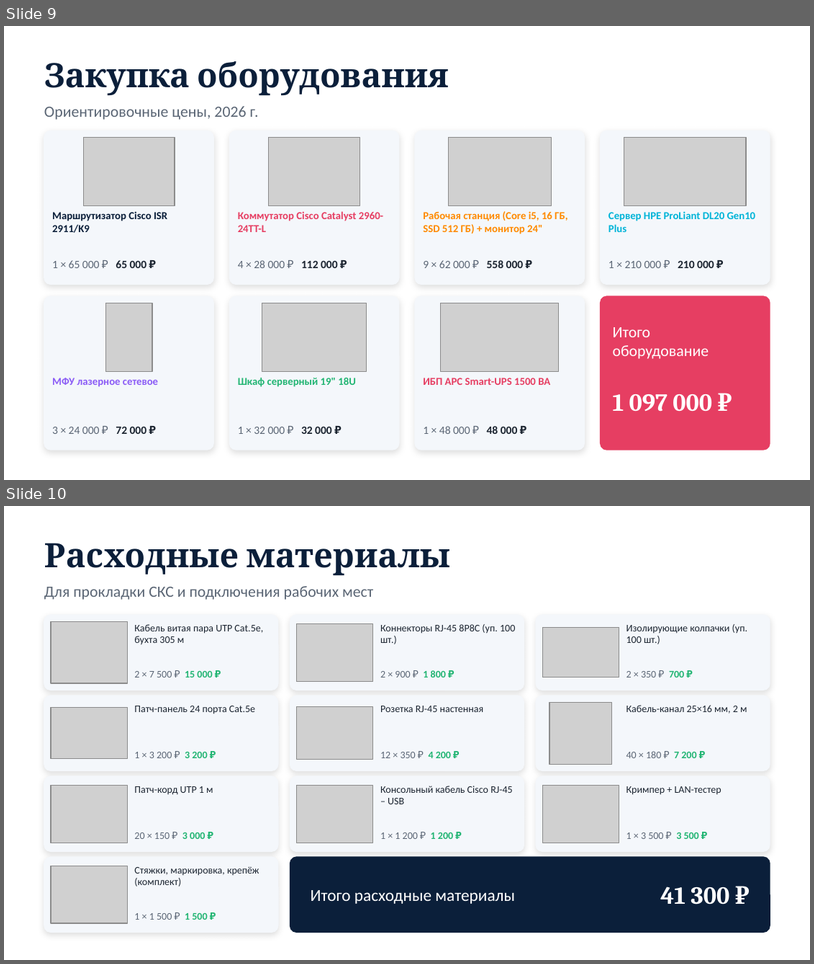
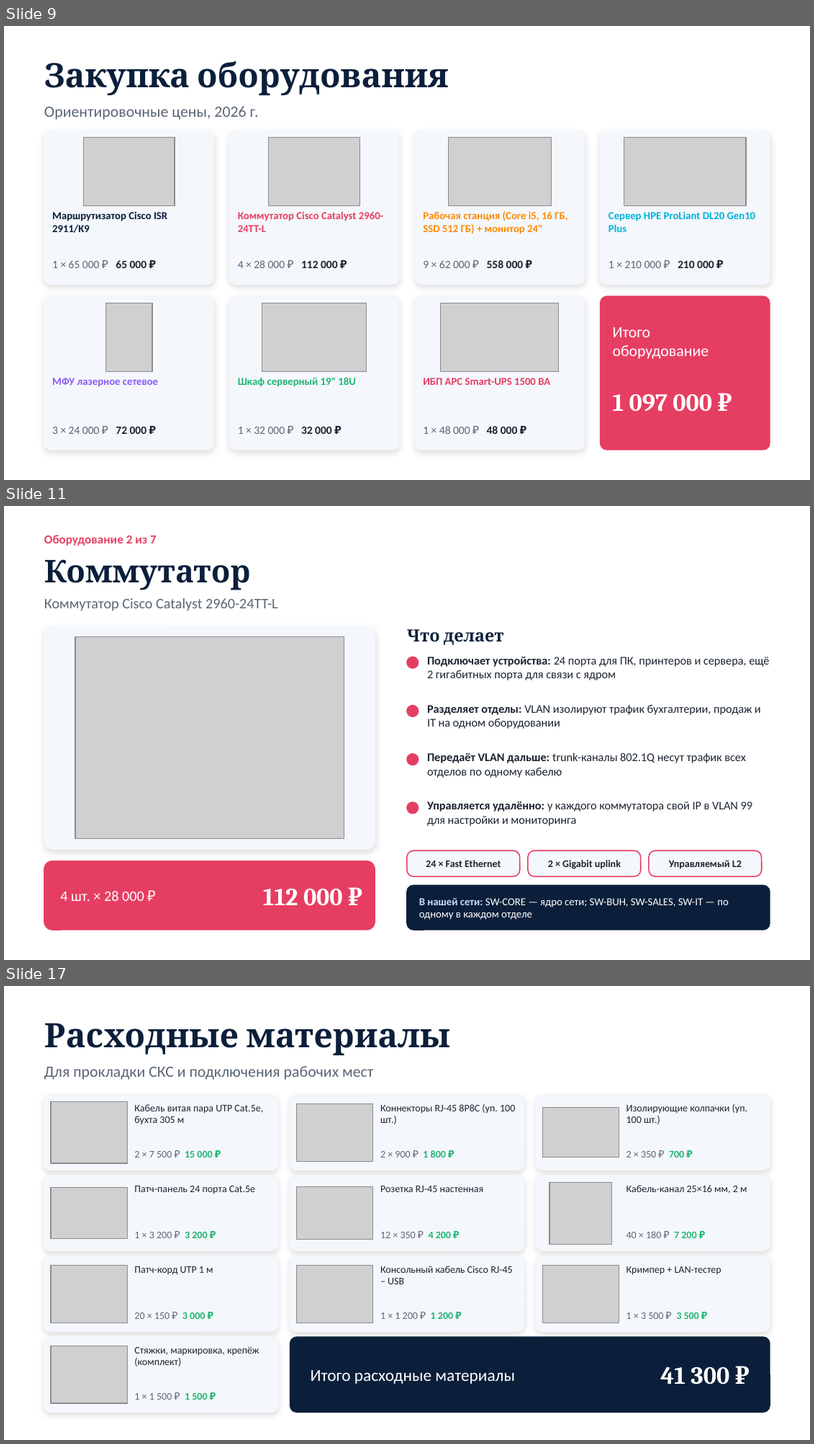
Before and after one commit to zarweq/dz_kozlov2909, a slide deck: Презентация_ЛВС.pptx. Shown one above the other, each under a label of ours: slides 9 and 10 before the commit, slides 9, 11 and 17 after it; the slides between them are not shown. The pictures are 814x964 and 814x1444 pixels, drawn with LibreOffice and Linux fonts; fonts in the diff are those of the drawing; grey boxes stand for pictures. Boxes give left, top, right and bottom in pixels: in the first picture for what was removed or moved away, otherwise in the second. Text is boxed around its words. In the diff, an @@ line names an element or a change of style, - is before the commit and + after.

```diff
--- a/Презентация_ЛВС.pptx
+++ b/Презентация_ЛВС.pptx
@@ slide 11 added at [4,506,810,960], background #FFFFFF @@
@@ text added at [44,535,157,546], 11 pt, text #E63E62, bold @@
+Оборудование 2 из 7
@@ text added at [44,559,251,590], 28 pt, text #0B1F3A, bold @@
+Коммутатор
@@ text added at [44,598,278,611], 13 pt, text #5B6675 @@
+Коммутатор Cisco Catalyst 2960-24TT-L
@@ rounded rectangle added at [44,627,375,849], fill #F4F7FB, outline #F4F7FB 1 pt @@
@@ text added at [407,629,504,645], 15 pt, text #0B1F3A, bold @@
+Что делает
@@ picture added at [75,636,344,838] @@
@@ ellipse added at [407,656,419,668], fill #E63E62, outline #E63E62 1 pt @@
@@ text added at [427,656,769,680], 10.5 pt, text #1B2430 @@
+Подключает устройства: 24 порта для ПК, принтеров и сервера, ещё 2 гигабитных порта для связи с ядром
@@ ellipse added at [407,705,419,716], fill #E63E62, outline #E63E62 1 pt @@
@@ text added at [427,705,761,728], 10.5 pt, text #1B2430 @@
+Разделяет отделы: VLAN изолируют трафик бухгалтерии, продаж и IT на одном оборудовании
@@ ellipse added at [407,754,419,765], fill #E63E62, outline #E63E62 1 pt @@
@@ text added at [427,752,746,777], 10.5 pt, text #1B2430 @@
+Передаёт VLAN дальше: trunk-каналы 802.1Q несут трафик всех отделов по одному кабелю
@@ ellipse added at [407,802,419,813], fill #E63E62, outline #E63E62 1 pt @@
@@ text added at [427,801,753,826], 10.5 pt, text #1B2430 @@
+Управляется удалённо: у каждого коммутатора свой IP в VLAN 99 для настройки и мониторинга
@@ rounded rectangle added at [407,850,520,876], fill #F4F7FB, outline #E63E62 1 pt @@
@@ rounded rectangle added at [528,850,641,876], fill #F4F7FB, outline #E63E62 1 pt @@
@@ rounded rectangle added at [649,850,762,876], fill #F4F7FB, outline #E63E62 1 pt @@
@@ rounded rectangle added at [44,861,375,929], fill #E63E62, outline #E63E62 1 pt @@
@@ text added at [426,860,501,867], 9 pt, text #1B2430, bold @@
+24 × Fast Ethernet
@@ text added at [548,860,621,869], 9 pt, text #1B2430, bold @@
+2 × Gigabit uplink
@@ text added at [669,860,742,868], 9 pt, text #1B2430, bold @@
+Управляемый L2
@@ text added at [60,890,144,901], 13 pt, text #FFFFFF @@
+4 шт. × 28 000 ₽
@@ text added at [263,888,343,905], 22 pt, text #FFFFFF, bold @@
+112 000 ₽
@@ rounded rectangle added at [407,885,770,929], fill #0B1F3A, outline #0B1F3A 1 pt @@
@@ text added at [419,898,728,919], 9.5 pt, text #FFFFFF @@
+В нашей сети: SW-CORE — ядро сети; SW-BUH, SW-SALES, SW-IT — по одному в каждом отделе
@@ what was slide 10 is now slide 17 @@
```
Also in this commit, not shown: 6 other slides added, 2 other files.
